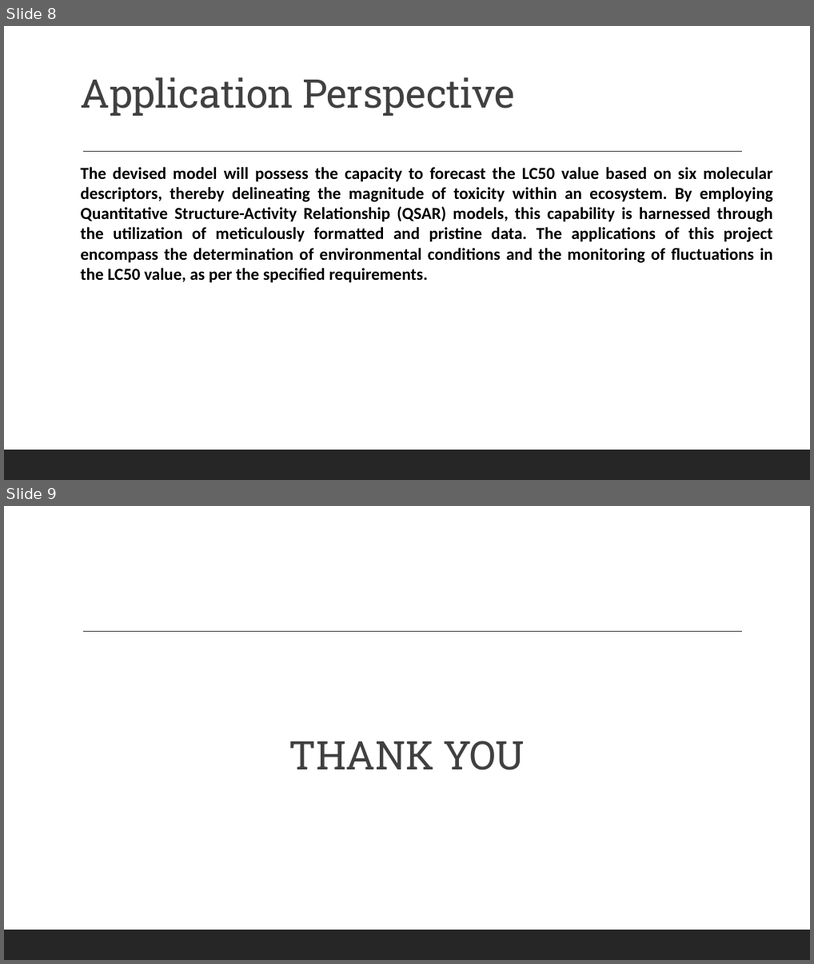
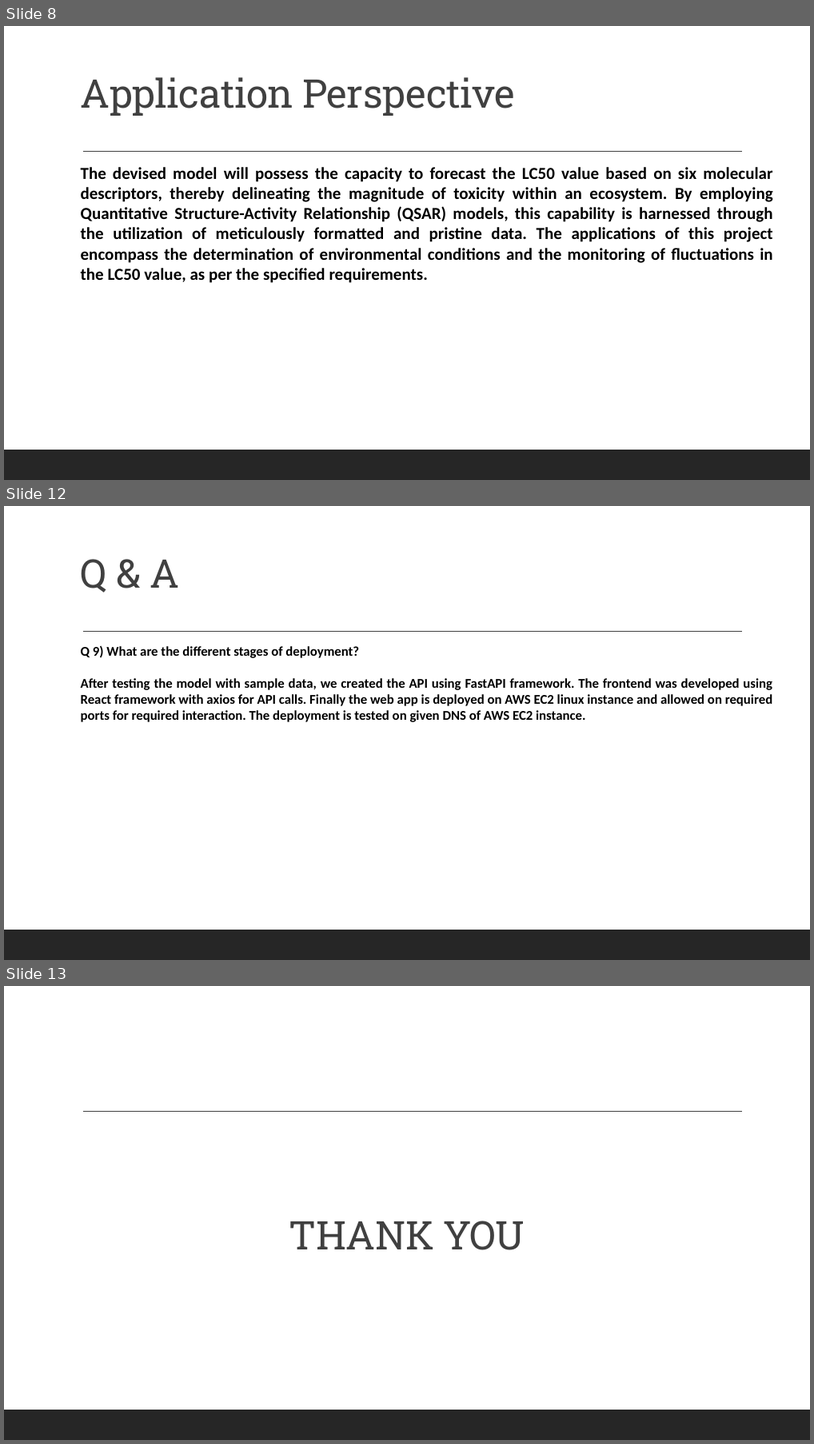
Before and after one commit to TRY-ER/Prediction-of-LC50-value-using-Quantitative-structure-activity-relationship-models-QSAR-models-, a slide deck: docs/LC50 VALUE PREDICTION.pptx. Shown one above the other, each under a label of ours: slides 8 and 9 before the commit, slides 8, 12 and 13 after it; the slides between them are not shown. The pictures are 814x964 and 814x1444 pixels, drawn with LibreOffice and Linux fonts; fonts in the diff are those of the drawing. Boxes give left, top, right and bottom in pixels: in the first picture for what was removed or moved away, otherwise in the second. Text is boxed around its words. In the diff, an @@ line names an element or a change of style, - is before the commit and + after.

```diff
--- a/docs/LC50 VALUE PREDICTION.pptx
+++ b/docs/LC50 VALUE PREDICTION.pptx
@@ slide 12 added at (x1=4, y1=506, x2=810, y2=960), background #FFFFFF; not listed: 2 template elements that a slide beside it also shows @@
@@ title added at (x1=81, y1=559, x2=179, y2=592), 47 pt, text #404040 @@
+Q & A
@@ text added at (x1=81, y1=645, x2=773, y2=722), 16 pt, text #000000, bold @@
+Q 9) What are the different stages of deployment?
+After testing the model with sample data, we created the API using FastAPI framework. The frontend was developed using React framework with axios for API calls. Finally the web app is deployed on AWS EC2 linux instance and allowed on required ports for required interaction. The deployment is tested on given DNS of AWS EC2 instance.
@@ what was slide 9 is now slide 13 @@
```
Also in this commit, not shown: 3 other slides added, 2 other files.
